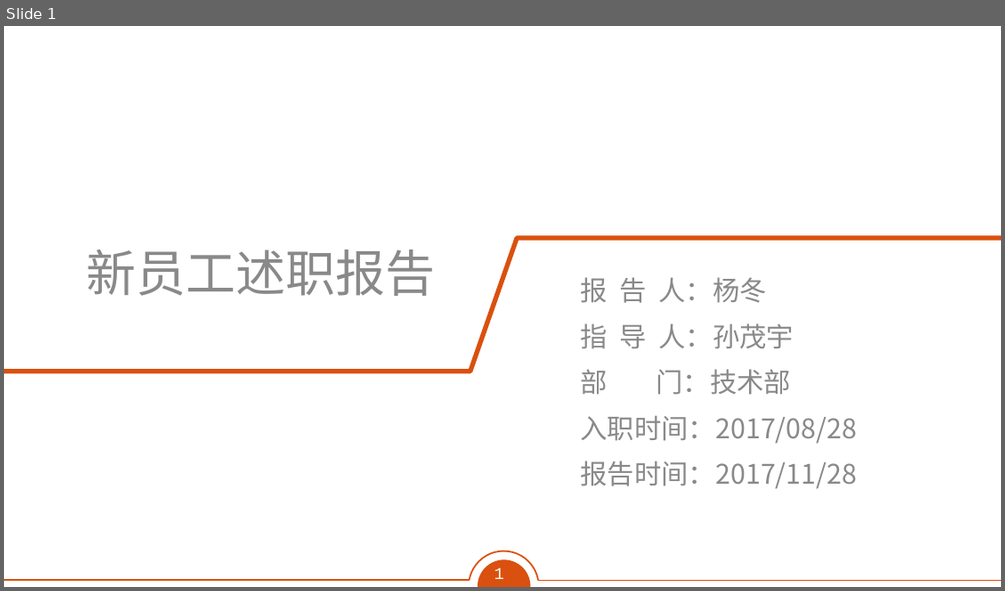
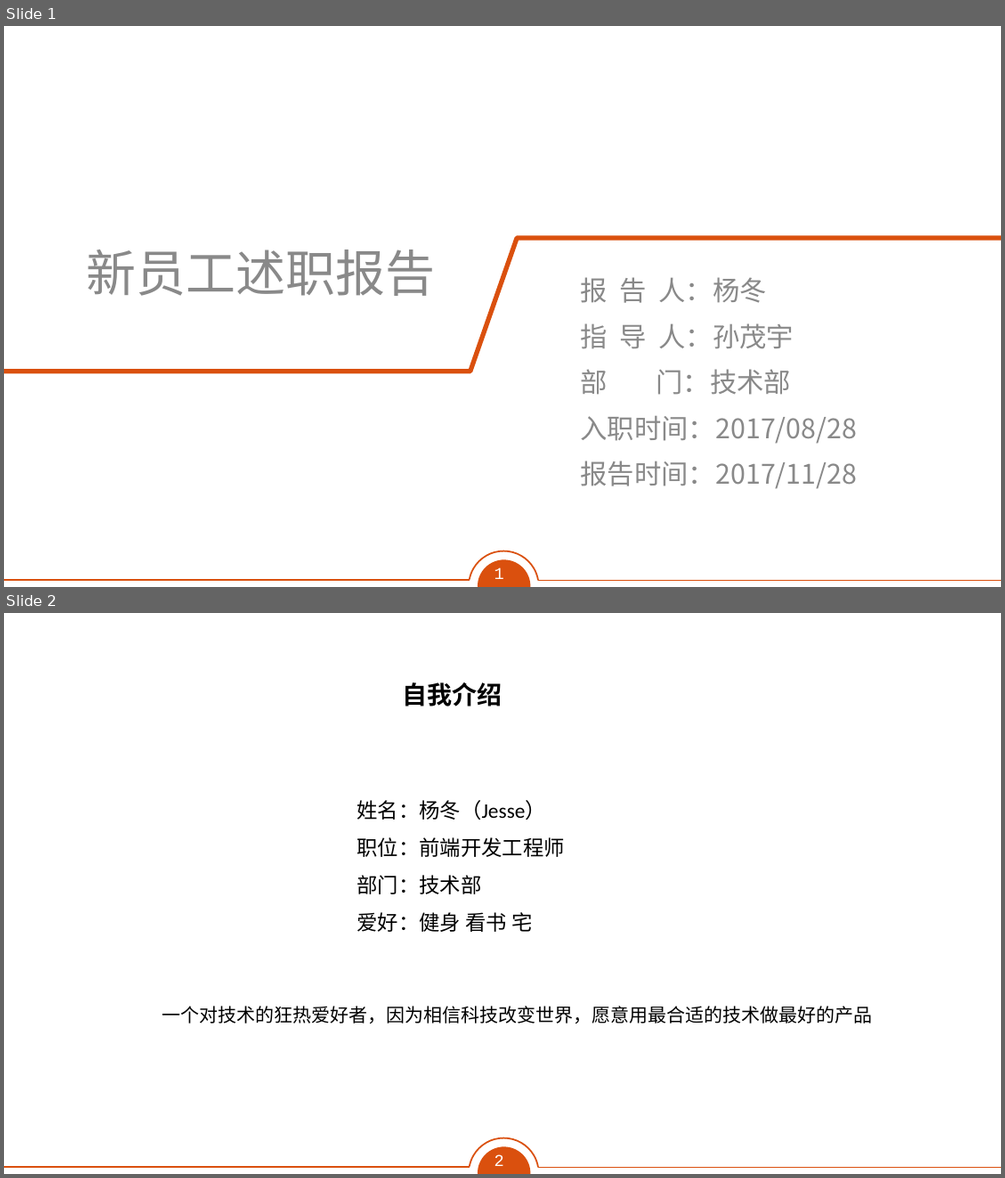
Before and after one commit to Jesse121/Study, a slide deck: 果酱-转正述职模板.pptx. Shown one above the other, each under a label of ours: slide 1 before the commit, slides 1 and 2 after it. The pictures are 1005x591 and 1005x1178 pixels, drawn with LibreOffice and Linux fonts; fonts in the diff are those of the drawing; background and template pictures are left out. Boxes give left, top, right and bottom in pixels: in the first picture for what was removed or moved away, otherwise in the second. Text is boxed around its words. In the diff, an @@ line names an element or a change of style, - is before the commit and + after.

```diff
--- a/果酱-转正述职模板.pptx
+++ b/果酱-转正述职模板.pptx
@@ slide 2 added at (4, 613, 1001, 1174), background #FFFFFF; not listed: 5 template elements that a slide beside it also shows @@
@@ text added at (403, 682, 502, 706), 24 pt, text #000000, bold @@
+自我介绍
@@ text added at (356, 800, 565, 932), 20 pt, text #000000 @@
+姓名：杨冬（Jesse）
+职位：前端开发工程师
+部门：技术部
+爱好：健身 看书 宅
@@ text added at (162, 1005, 873, 1023), 18 pt, text #000000 @@
+一个对技术的狂热爱好者，因为相信科技改变世界，愿意用最合适的技术做最好的产品
```
Also in this commit, not shown: 5 other slides added, 5 slides removed, 3 other files.
